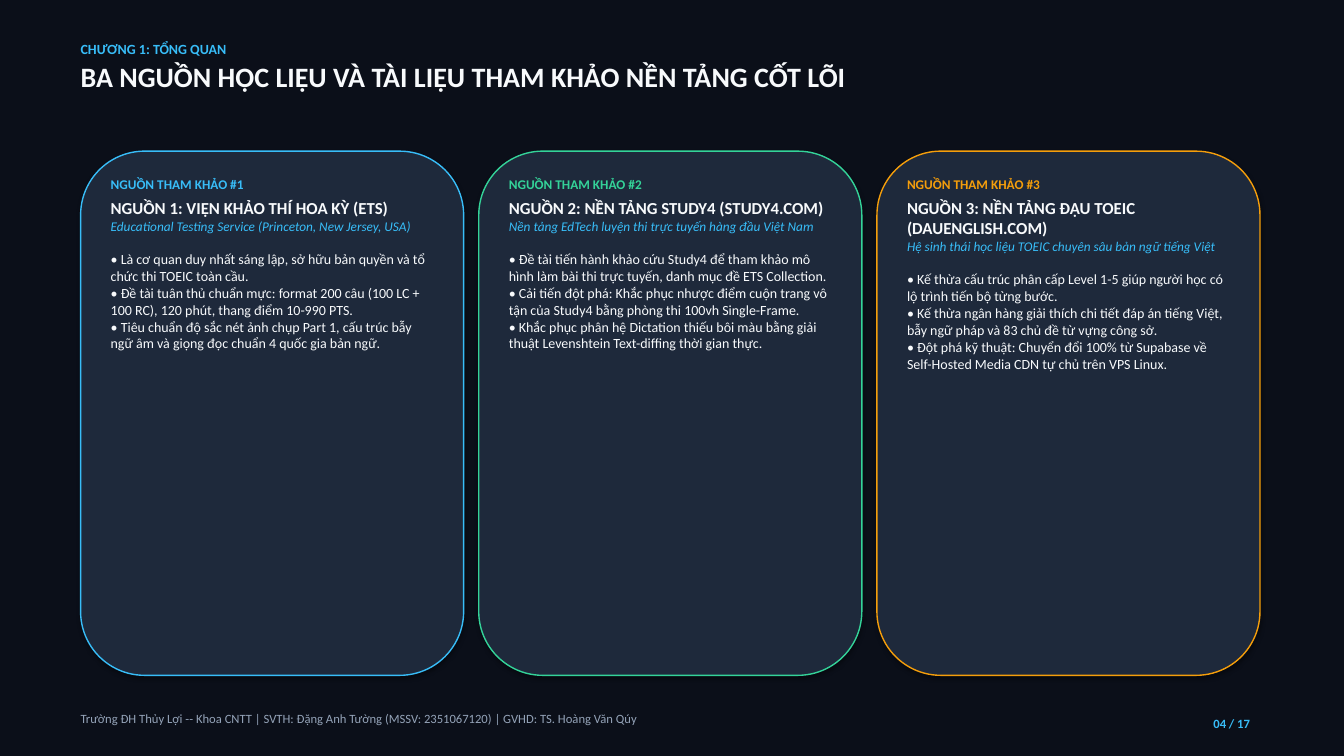
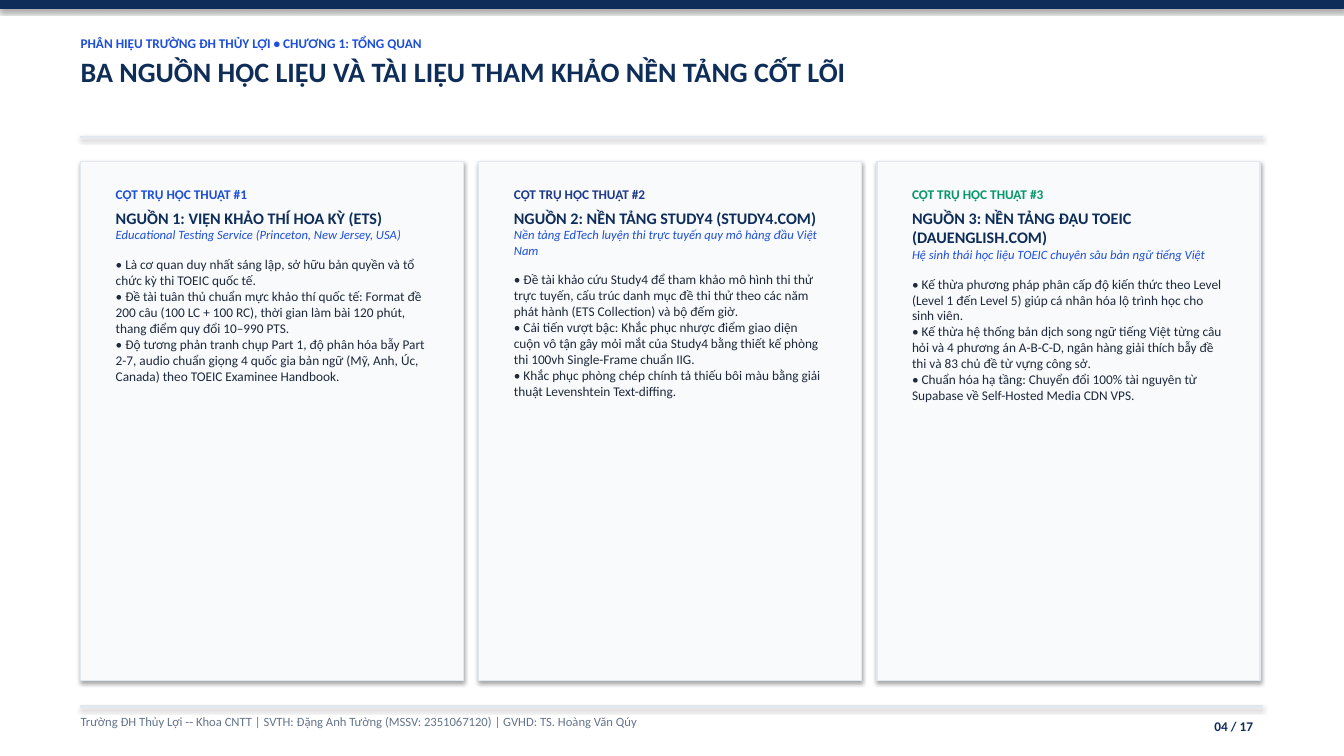
Before and after one commit to DangAnhTuong/He_Thong_Hoc_Thi_Toeic, a slide deck: slide 4 of Bao_Cao_Thuyet_Trinh_He_Thong_Hoc_Thi_Toeic.pptx. Drawn at 1344x756 pixels with LibreOffice and Linux fonts; fonts in the diff are those of the drawing. Boxes give left, top, right and bottom in pixels: in the first picture for what was removed or moved away, otherwise in the second. Text is boxed around its words. In the diff, an @@ line names an element or a change of style, - is before the commit and + after.

```diff
--- a/Bao_Cao_Thuyet_Trinh_He_Thong_Hoc_Thi_Toeic.pptx
+++ b/Bao_Cao_Thuyet_Trinh_He_Thong_Hoc_Thi_Toeic.pptx
@@ rectangle at <box>0,0,1344,756</box>: fill #0B0F19 to #FFFFFF; outline #0B0F19 0.75 pt to #FFFFFF 0.75 pt @@
@@ rectangle added at <box>0,0,1344,8</box>, fill #0F2D59, outline #0F2D59 0.75 pt @@
@@ text at <box>81,37,421,50</box>: text changed; size 10 to 9.5 pt; text colour #38BDF8 to #1D4ED8 @@
-CHƯƠNG 1: TỔNG QUAN
+PHÂN HIỆU TRƯỜNG ĐH THỦY LỢI • CHƯƠNG 1: TỔNG QUAN
@@ text at <box>81,58,845,87</box>: text colour #F8FAFC to #0F2D59 in "BA NGUỒN HỌC LIỆU VÀ TÀI LIỆU ..." @@
@@ rectangle added at <box>81,136,1263,137</box>, fill #E2E8F0, outline #E2E8F0 0.75 pt @@
@@ rounded rectangle removed at <box>81,151,464,676</box> @@
@@ rectangle added at <box>81,161,464,681</box>, fill #F8FAFC, outline #E2E8F0 1 pt @@
@@ rounded rectangle removed at <box>479,151,862,676</box> @@
@@ rectangle added at <box>479,161,862,681</box>, fill #F8FAFC, outline #E2E8F0 1 pt @@
@@ rounded rectangle removed at <box>877,151,1260,676</box> @@
@@ rectangle added at <box>877,161,1260,681</box>, fill #F8FAFC, outline #E2E8F0 1 pt @@
@@ text "CỘT TRỤ HỌC THUẬT #1": place and size @@
-text "CỘT TRỤ HỌC THUẬT #1" at <box>111,178,425,351</box>
+text "CỘT TRỤ HỌC THUẬT #1" at <box>116,190,425,383</box>
@@ text at <box>116,190,247,202</box>: text changed; text colour #38BDF8 to #1D4ED8 @@
-NGUỒN THAM KHẢO #1
+CỘT TRỤ HỌC THUẬT #1
@@ text "CỘT TRỤ HỌC THUẬT #2": place and size @@
-text "CỘT TRỤ HỌC THUẬT #2" at <box>509,178,827,351</box>
+text "CỘT TRỤ HỌC THUẬT #2" at <box>514,190,821,399</box>
@@ text at <box>514,190,645,202</box>: text changed; text colour #34D399 to #1E3A8A @@
-NGUỒN THAM KHẢO #2
+CỘT TRỤ HỌC THUẬT #2
@@ text "CỘT TRỤ HỌC THUẬT #3": place and size @@
-text "CỘT TRỤ HỌC THUẬT #3" at <box>907,178,1223,372</box>
+text "CỘT TRỤ HỌC THUẬT #3" at <box>912,190,1222,402</box>
@@ text at <box>912,190,1043,202</box>: text changed; text colour #F59E0B to #059669 @@
-NGUỒN THAM KHẢO #3
+CỘT TRỤ HỌC THUẬT #3
@@ text at <box>116,211,401,241</box>: size 12 to 11.5 pt, text colour #F8FAFC to #0F2D59 in "NGUỒN 1: VIỆN KHẢO THÍ HOA KỲ ..."; size 9.5 to 9 pt, text colour #38BDF8 to #1D4ED8 in "Educational Testing Service (Princeton, New Jersey, USA)"; less space between paragraphs @@
@@ text at <box>514,229,821,399</box>: text changed; size 10 to 9.5 pt; text colour #F8FAFC to #1E293B @@
-Nền tảng EdTech luyện thi trực tuyến hàng đầu Việt Nam
-• Đề tài tiến hành khảo cứu Study4 để tham khảo mô hình làm bài thi trực tuyến, danh mục đề ETS Collection.
-• Cải tiến đột phá: Khắc phục nhược điểm cuộn trang vô tận của Study4 bằng phòng thi 100vh Single-Frame.
-• Khắc phục phân hệ Dictation thiếu bôi màu bằng giải thuật Levenshtein Text-diffing thời gian thực.
+Nền tảng EdTech luyện thi trực tuyến quy mô hàng đầu Việt Nam
+• Đề tài khảo cứu Study4 để tham khảo mô hình thi thử trực tuyến, cấu trúc danh mục đề thi thử theo các năm phát hành (ETS Collection) và bộ đếm giờ.
+• Cải tiến vượt bậc: Khắc phục nhược điểm giao diện cuộn vô tận gây mỏi mắt của Study4 bằng thiết kế phòng thi 100vh Single-Frame chuẩn IIG.
+• Khắc phục phòng chép chính tả thiếu bôi màu bằng giải thuật Levenshtein Text-diffing.
@@ text at <box>514,211,816,227</box>: size 12 to 11.5 pt, text colour #F8FAFC to #0F2D59 in "NGUỒN 2: NỀN TẢNG STUDY4 (STUDY4.COM)" @@
@@ text at <box>912,211,1205,261</box>: size 12 to 11.5 pt, text colour #F8FAFC to #0F2D59 in "NGUỒN 3: NỀN TẢNG ĐẬU TOEIC (DAUENGLISH.COM)"; size 9.5 to 9 pt, text colour #38BDF8 to #1D4ED8 in "Hệ sinh thái học liệu TOEIC chuyên ..."; less space between paragraphs @@
@@ text at <box>116,258,425,383</box>: text changed; size 10 to 9.5 pt; text colour #F8FAFC to #1E293B @@
-• Là cơ quan duy nhất sáng lập, sở hữu bản quyền và tổ chức thi TOEIC toàn cầu.
-• Đề tài tuân thủ chuẩn mực: format 200 câu (100 LC + 100 RC), 120 phút, thang điểm 10-990 PTS.
-• Tiêu chuẩn độ sắc nét ảnh chụp Part 1, cấu trúc bẫy ngữ âm và giọng đọc chuẩn 4 quốc gia bản ngữ.
+• Là cơ quan duy nhất sáng lập, sở hữu bản quyền và tổ chức kỳ thi TOEIC quốc tế.
+• Đề tài tuân thủ chuẩn mực khảo thí quốc tế: Format đề 200 câu (100 LC + 100 RC), thời gian làm bài 120 phút, thang điểm quy đổi 10–990 PTS.
+• Độ tương phản tranh chụp Part 1, độ phân hóa bẫy Part 2-7, audio chuẩn giọng 4 quốc gia bản ngữ (Mỹ, Anh, Úc, Canada) theo TOEIC Examinee Handbook.
@@ text at <box>912,279,1222,402</box>: text changed; size 10 to 9.5 pt; text colour #F8FAFC to #1E293B @@
-• Kế thừa cấu trúc phân cấp Level 1-5 giúp người học có lộ trình tiến bộ từng bước.
-• Kế thừa ngân hàng giải thích chi tiết đáp án tiếng Việt, bẫy ngữ pháp và 83 chủ đề từ vựng công sở.
-• Đột phá kỹ thuật: Chuyển đổi 100% từ Supabase về Self-Hosted Media CDN tự chủ trên VPS Linux.
+• Kế thừa phương pháp phân cấp độ kiến thức theo Level (Level 1 đến Level 5) giúp cá nhân hóa lộ trình học cho sinh viên.
+• Kế thừa hệ thống bản dịch song ngữ tiếng Việt từng câu hỏi và 4 phương án A-B-C-D, ngân hàng giải thích bẫy đề thi và 83 chủ đề từ vựng công sở.
+• Chuẩn hóa hạ tầng: Chuyển đổi 100% tài nguyên từ Supabase về Self-Hosted Media CDN VPS.
@@ text "Trường ĐH Thủy Lợi -- ..." at <box>81,717,637,728</box>: text colour #94A3B8 to #64748B @@
@@ rectangle added at <box>81,706,1263,707</box>, fill #E2E8F0, outline #E2E8F0 0.75 pt @@
@@ text "04 / 17" at <box>1214,722,1253,731</box>: size 9 to 9.5 pt, text colour #38BDF8 to #0F2D59 @@
```
Also in this commit, not shown: 16 other slides changed.
